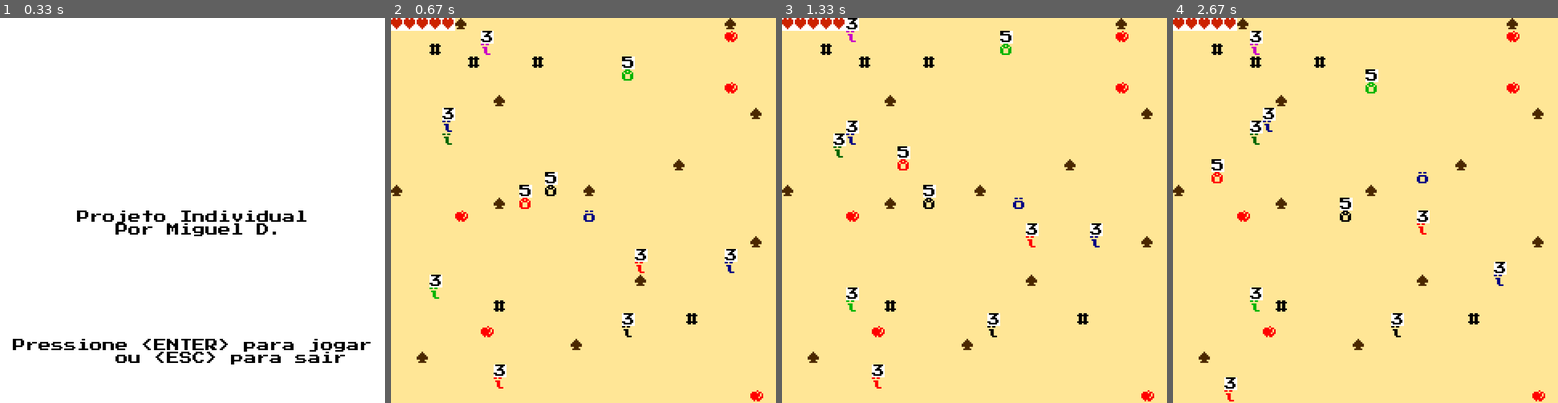
Above: before the commit, frames 1-4 (left to right).
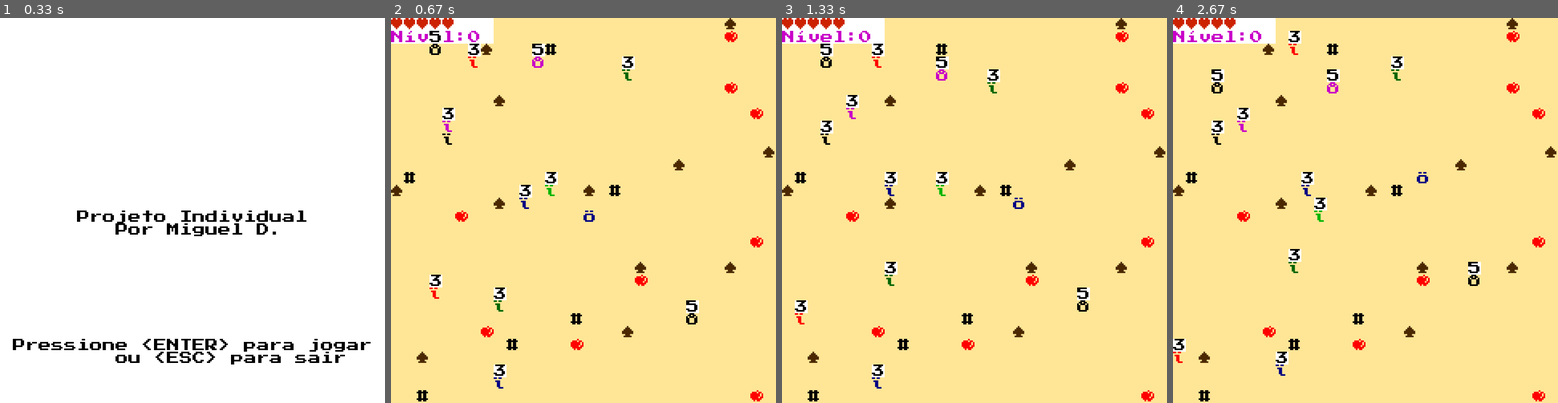
Above: after the commit, the same moments.

Repository: EuMiguelll/Projeto-Python-Individual-EuMiguel
Game: pygame game, started from codigo/jogo.py
Same seed, same stepped clock (60 frames per second), same inputs: the game is played once before the commit and once after it.
Inputs:
- Up to frame 1 (0.33 s): no input
- Up to frame 2 (0.67 s): tap Enter at 0.33 s
- Up to frame 3 (1.33 s): hold Right 0.67-1.13 s; hold Up from 1.17 s (still down)
- Up to frame 4 (2.67 s): release Up at 1.72 s; hold Right 1.75-2.27 s; hold Left from 2.3 s (still down)

Frame 1 is identical in both runs. In frame 2, 3.7% of the frame differs, in the area x 0-100%, y 0-100%; in frame 3, 5.4%; in frame 4, 5.9%.

Commit message:
implementa hud certinho sem deixar monstros ou o jogador entrar la, add sistema de niveis e barra de xp

Diff:
--- a/codigo/constantes.py
+++ b/codigo/constantes.py
@@ -15,8 +15,10 @@
 VERMELHO_ESCURO = [204, 34,0]
 LARANJA = [247, 141, 11]
 ROXO = [200, 0, 200]
+ROXO_ESCURO = [51, 12, 31]
 MARROM_ESCURO = [100, 50, 0]
 MARROM_MAIS_ESCURO = [75, 40, 0]
+
 
 # Telas
 # As constantes abaixo são apenas números. Elas são usadas para controlar qual tela deve ser desenhada.
--- a/codigo/inicializacao.py
+++ b/codigo/inicializacao.py
@@ -11,9 +11,10 @@
     # Uma posição é uma lista com exatas dois elementos: a posição x e a posição y.
     # Além disso, a posição gerada deve ser adicionada à lista de posições ocupadas.
 
-    #ocupa o espaco do coracao
-    for x in range(0,5):
-        posicoes_ocupadas.append([x,0])
+    #espaco da hud é ocupado
+    for y in range(0,2):
+        for x in range(0,8):
+            posicoes_ocupadas.append([x,y])
 
     #gera uma posicao desocupada
     x_pos = randint(0, 29)
@@ -54,7 +55,8 @@
                 'cor': cor,
             })
 
-    cores = [[0, 0, 0], [0, 180, 0], [0, 100, 0], [0, 0, 130], [255, 0, 0], [200, 0, 200]]
+    cores = [PRETO, VERDE_CLARO, VERDE_ESCURO, AZUL, VERMELHO, ROXO]
+    cores_monstrao = [PRETO, AZUL, ROXO, ROXO_ESCURO]
 
     if tipo == MONSTRO:
         for i in range(quantidade):
@@ -73,7 +75,7 @@
             objetos.append({
                 'tipo': tipo,
                 'posicao': posicao,
-                'cor': choice(cores),
+                'cor': choice(cores_monstrao),
                 'vida': 5,
                 'moveu_para': '',
                 'probabilidade_de_ataque': 0.5,
@@ -127,17 +129,19 @@
     # Cria outros objetos do mapa
     posicoes_ocupadas = [pos_jogador]
     objetos = []
-    objetos += gera_objetos(5, MAÇA, VERMELHO, largura_mapa, altura_mapa, posicoes_ocupadas)
+    objetos += gera_objetos(9, MAÇA, VERMELHO, largura_mapa, altura_mapa, posicoes_ocupadas)
     objetos += gera_objetos(12, ESPINHO, VERDE_CLARO, largura_mapa, altura_mapa, posicoes_ocupadas)
-    objetos += gera_objetos(8, MONSTRO, BRANCO, largura_mapa, altura_mapa, posicoes_ocupadas)
+    objetos += gera_objetos(9, MONSTRO, BRANCO, largura_mapa, altura_mapa, posicoes_ocupadas)
     objetos += gera_objetos(3, MONSTRAO, MARROM_ESCURO, largura_mapa, altura_mapa, posicoes_ocupadas)
-    objetos += gera_objetos(5, PAREDE, MARROM_ESCURO, largura_mapa, altura_mapa, posicoes_ocupadas)
+    objetos += gera_objetos(6, PAREDE, MARROM_ESCURO, largura_mapa, altura_mapa, posicoes_ocupadas)
 
     return {
         'tela_atual': TELA_INICIAL,
         'pos_jogador': pos_jogador,
         'vidas': 5,  # Quantidade atual de vidas do jogador - ele pode perder vidas ao colidir com espinhos ou ganhar vidas ao pegar corações
         'max_vidas': 5,  # Quantidade máxima de vidas que o jogador pode ter - o valor da chave 'vidas' nunca pode ser maior que o valor da chave 'max_vidas'
+        'nivel':0,
+        'barra_xp': 0,
         'objetos': objetos,
         'mapa': mapa,
         'mensagem': '',  # Use esta mensagem para mostrar mensagens ao jogador, como "Você perdeu uma vida" ou "Você ganhou uma vida"
--- a/codigo/tela_jogo.py
+++ b/codigo/tela_jogo.py
@@ -20,9 +20,18 @@
         for x in range(largura_tela):
             motor.desenha_string(janela, x, y, " ", AMARELO_PRAIA, AMARELO_PRAIA)
 
+    #Desenha branco da HUD:
+    for y in range(0,2):
+        for x in range(0,8):
+            motor.desenha_string(janela,x,y," ", BRANCO, BRANCO)
+
     #Desenha vida com ~ no espaco restante
     string_vida = (estado["vidas"]*VIDA)+(estado["max_vidas"]-estado["vidas"])*DANO
     motor.desenha_string(janela, 0,0, string_vida, BRANCO, VERMELHO_ESCURO)
+
+    #Desenha o nivel do personagem na tela:
+    niveltela = estado["nivel"]
+    motor.desenha_string(janela, 0,1,f"Nível:{niveltela}", BRANCO,ROXO)
 
     #desenha os espinhos e o coracao e parede
     for objeto in estado["objetos"]:
@@ -83,53 +92,57 @@
         if objeto["tipo"] == MONSTRO or objeto["tipo"] == MONSTRAO:
             escolha_aleatória = randint(1,8)
 
-            if escolha_aleatória == 1:
-                if objeto["posicao"][0] > 0 and objeto["posicao"][1]  >0 and [objeto["posicao"][0]-1,objeto["posicao"][1]-1] not in posicoes_ocupadas2:
-                    objeto["posicao"][0] -=1
-                    objeto["posicao"][1] -=1
-                    objeto["moveu_para"] = "cima_esquerda"
-                    posicoes_ocupadas2.append([objeto["posicao"][0],objeto["posicao"][1]])
-            elif escolha_aleatória == 2:
-                if objeto["posicao"][1] > 0 and [objeto["posicao"][0],objeto["posicao"][1]-1] not in posicoes_ocupadas2:
-                    objeto["posicao"][1] -=1
-                    objeto["moveu_para"] = "cima"
-                    posicoes_ocupadas2.append([objeto["posicao"][0],objeto["posicao"][1]])
-            elif escolha_aleatória == 3:
-                if objeto["posicao"][0] < 29 and objeto["posicao"][1]  >0 and [objeto["posicao"][0]+1,objeto["posicao"][1]-1] not in posicoes_ocupadas2:
-                    objeto["posicao"][0] +=1
-                    objeto["posicao"][1] -=1
-                    objeto["moveu_para"] = "cima_direita"
-                    posicoes_ocupadas2.append([objeto["posicao"][0],objeto["posicao"][1]])
-            elif escolha_aleatória == 4:
-                if objeto["posicao"][0] < 29 and [objeto["posicao"][0]+1,objeto["posicao"][1]] not in posicoes_ocupadas2:
-                    objeto["posicao"][0] +=1
-                    objeto["moveu_para"] = "direita"
-                    posicoes_ocupadas2.append([objeto["posicao"][0],objeto["posicao"][1]])
-            elif escolha_aleatória == 5:
-                if objeto["posicao"][0] < 29 and objeto["posicao"][1] < 29 and [objeto["posicao"][0]+1,objeto["posicao"][1]+1] not in posicoes_ocupadas2:
-                    objeto["posicao"][0] +=1
-                    objeto["posicao"][1] +=1
-                    objeto["moveu_para"] = "baixo_direita"
-                    posicoes_ocupadas2.append([objeto["posicao"][0],objeto["posicao"][1]])
-            elif escolha_aleatória == 6:
-                if objeto["posicao"][1] < 29 and [objeto["posicao"][0],objeto["posicao"][1]+1] not in posicoes_ocupadas2:
-                    objeto["posicao"][1] +=1
-                    objeto["moveu_para"] = "baixo"
-                    posicoes_ocupadas2.append([objeto["posicao"][0],objeto["posicao"][1]])
-            elif escolha_aleatória == 7:
-                if objeto["posicao"][0] > 0 and objeto["posicao"][1] < 29 and [objeto["posicao"][0]-1,objeto["posicao"][1]+1] not in posicoes_ocupadas2:
-                    objeto["posicao"][0] -=1
-                    objeto["posicao"][1] +=1
-                    objeto["moveu_para"] = "baixo_esquerda"
-                    posicoes_ocupadas2.append([objeto["posicao"][0],objeto["posicao"][1]])
-            elif escolha_aleatória == 8:
-                if objeto["posicao"][0] > 0 and [objeto["posicao"][0]-1,objeto["posicao"][1]] not in posicoes_ocupadas2:
-                    objeto["posicao"][0] -=1
-                    objeto["moveu_para"] = "esquerda"
-                    posicoes_ocupadas2.append([objeto["posicao"][0],objeto["posicao"][1]])
+            #50% de chance do monstro escolher mexer
+            vou_mexer = choice([0,1])
+
+            #se ele escolher mexer, ele sorteia uma direcao em volta dele e se mexe, ele lembra pra onde se mexeu no estado["moveu_para"]
+            if vou_mexer == 1:
+                if escolha_aleatória == 1:
+                    if objeto["posicao"][0] > 0 and objeto["posicao"][1]  >0 and [objeto["posicao"][0]-1,objeto["posicao"][1]-1] not in posicoes_ocupadas2:
+                        objeto["posicao"][0] -=1
+                        objeto["posicao"][1] -=1
+                        objeto["moveu_para"] = "cima_esquerda"
+                        posicoes_ocupadas2.append([objeto["posicao"][0],objeto["posicao"][1]])
+                elif escolha_aleatória == 2:
+                    if objeto["posicao"][1] > 0 and [objeto["posicao"][0],objeto["posicao"][1]-1] not in posicoes_ocupadas2:
+                        objeto["posicao"][1] -=1
+                        objeto["moveu_para"] = "cima"
+                        posicoes_ocupadas2.append([objeto["posicao"][0],objeto["posicao"][1]])
+                elif escolha_aleatória == 3:
+                    if objeto["posicao"][0] < 29 and objeto["posicao"][1]  >0 and [objeto["posicao"][0]+1,objeto["posicao"][1]-1] not in posicoes_ocupadas2:
+                        objeto["posicao"][0] +=1
+                        objeto["posicao"][1] -=1
+                        objeto["moveu_para"] = "cima_direita"
+                        posicoes_ocupadas2.append([objeto["posicao"][0],objeto["posicao"][1]])
+                elif escolha_aleatória == 4:
+                    if objeto["posicao"][0] < 29 and [objeto["posicao"][0]+1,objeto["posicao"][1]] not in posicoes_ocupadas2:
+                        objeto["posicao"][0] +=1
+                        objeto["moveu_para"] = "direita"
+                        posicoes_ocupadas2.append([objeto["posicao"][0],objeto["posicao"][1]])
+                elif escolha_aleatória == 5:
+                    if objeto["posicao"][0] < 29 and objeto["posicao"][1] < 29 and [objeto["posicao"][0]+1,objeto["posicao"][1]+1] not in posicoes_ocupadas2:
+                        objeto["posicao"][0] +=1
+                        objeto["posicao"][1] +=1
+                        objeto["moveu_para"] = "baixo_direita"
+                        posicoes_ocupadas2.append([objeto["posicao"][0],objeto["posicao"][1]])
+                elif escolha_aleatória == 6:
+                    if objeto["posicao"][1] < 29 and [objeto["posicao"][0],objeto["posicao"][1]+1] not in posicoes_ocupadas2:
+                        objeto["posicao"][1] +=1
+                        objeto["moveu_para"] = "baixo"
+                        posicoes_ocupadas2.append([objeto["posicao"][0],objeto["posicao"][1]])
+                elif escolha_aleatória == 7:
+                    if objeto["posicao"][0] > 0 and objeto["posicao"][1] < 29 and [objeto["posicao"][0]-1,objeto["posicao"][1]+1] not in posicoes_ocupadas2:
+                        objeto["posicao"][0] -=1
+                        objeto["posicao"][1] +=1
+                        objeto["moveu_para"] = "baixo_esquerda"
+                        posicoes_ocupadas2.append([objeto["posicao"][0],objeto["posicao"][1]])
+                elif escolha_aleatória == 8:
+                    if objeto["posicao"][0] > 0 and [objeto["posicao"][0]-1,objeto["posicao"][1]] not in posicoes_ocupadas2:
+                        objeto["posicao"][0] -=1
+                        objeto["moveu_para"] = "esquerda"
+                        posicoes_ocupadas2.append([objeto["posicao"][0],objeto["posicao"][1]])
 
     #checa se o jogador está tocando em um espinho ou coracao ou parede
-
     for objeto in estado["objetos"]:
         #checa se o jogador está tocando em um espinho:
         if objeto["tipo"] == ESPINHO:
@@ -161,7 +174,6 @@
         elif objeto["tipo"] == MONSTRO or objeto["tipo"] == MONSTRAO:
             #checa se o monstro ta em uma posicao ocupada e volta ele caso ele esteja
             if objeto["posicao"] in estado["posicoes_ocupadas"]:
-                estado["mensagem"] == "AAAAAA"
                 if objeto["moveu_para"] == "cima_esquerda":
                     objeto["posicao"][0] +=1
                     objeto["posicao"][1] +=1
@@ -184,7 +196,6 @@
                     objeto["posicao"][0] +=1
             #checa se o jogador está em cima do monstro, volta o jogador e determina quem dá o dano
             if objeto["posicao"] == estado["pos_jogador"]:
-                estado["mensagem"] = "AAAAAAA"
                 if moveu == "direita":
                     estado["pos_jogador"][0]-=1
                 elif moveu == "esquerda":
@@ -205,12 +216,21 @@
                         estado["mensagem"] = "VOCÊ MATOU O MONSTRO!"
                         estado["pos_jogador"] = objeto["posicao"]
                         estado["objetos"].remove(objeto)
-
-    nao_andar_na_vida = [[0,0],[1,0],[2,0],[3,0],[4,0]]
-
-    #não deixa o jogador andar pro cima da vida
-    for item in nao_andar_na_vida:
-        if estado["pos_jogador"] in nao_andar_na_vida:
+                        estado["barra_xp"] += 100 + 50*estado["nivel"]
+                        if objeto["tipo"] == MONSTRAO:
+                            estado["barra_xp"] += 300
+                        estado["nivel"] = estado["barra_xp"]//100
+
+
+    nao_andar_hud = []
+
+    for y in range(0,2):
+        for x in range(0,8):
+            nao_andar_hud.append([x,y])
+
+    #não deixa o jogador andar na hud
+    for item in nao_andar_hud:
+        if estado["pos_jogador"] in nao_andar_hud:
             if moveu == "direita":
                 estado["pos_jogador"][0]-=1
             elif moveu == "esquerda":
Not shown, changed: docs/funcionalidades-implementadas.md
